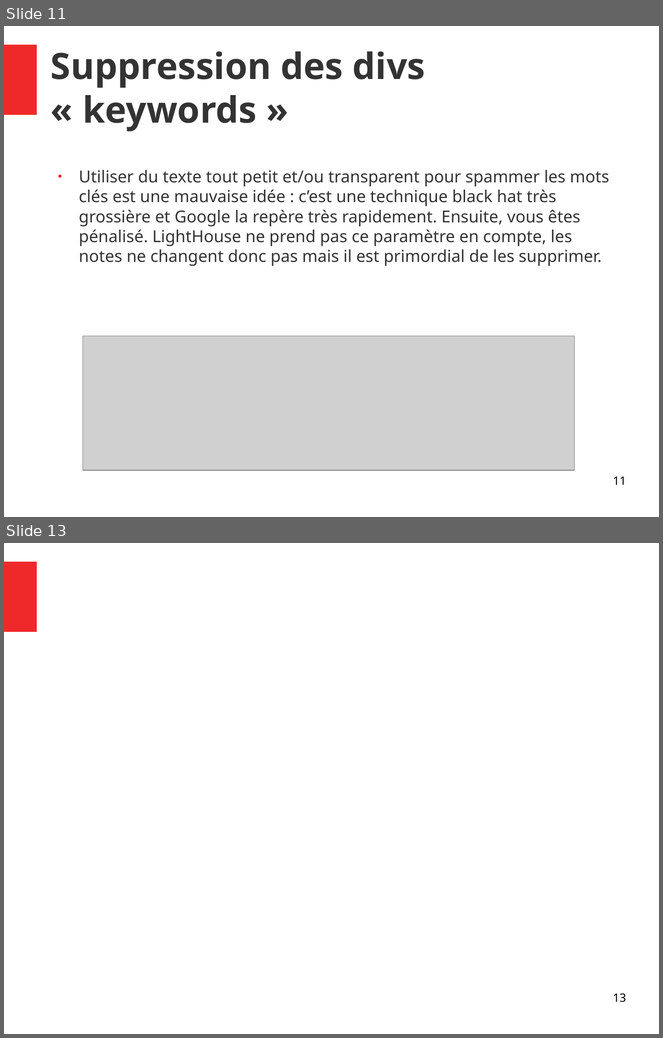
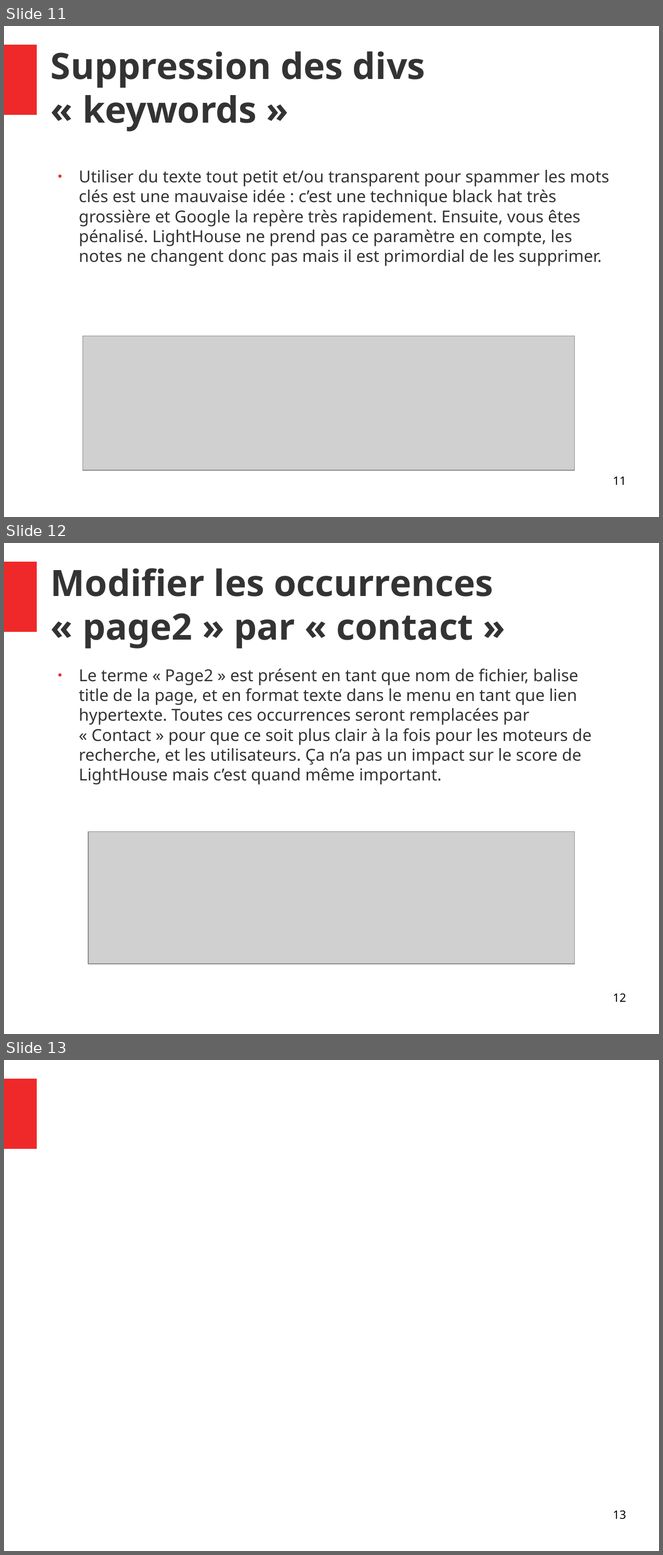
Before and after one commit to Vincent055681/VincentDiRaimondo_4_10052021, a slide deck: audit/Rapport.odp. Shown one above the other, each under a label of ours: slides 11 and 13 before the commit, slides 11, 12 and 13 after it; the slides between them are not shown. The pictures are 663x1038 and 663x1555 pixels, drawn with LibreOffice and Linux fonts; fonts in the diff are those of the drawing; grey boxes stand for pictures. Boxes give left, top, right and bottom in pixels: in the first picture for what was removed or moved away, otherwise in the second. Text is boxed around its words. In the diff, an @@ line names an element or a change of style, - is before the commit and + after.

Commit message:
Remplacement des images par du texte

```diff
--- a/audit/Rapport.odp
+++ b/audit/Rapport.odp
@@ slide 12 added at (4,543,659,1034), background #FFFFFF; not listed: 1 template element that a slide beside it also shows @@
@@ title added at (51,568,493,649), 44 pt, text #333333, bold @@
+Modifier les occurrences « page2 » par « contact »
@@ text added at (79,668,592,785), 20 pt, text #333333 @@
+● Le terme « Page2 » est présent en tant que nom de fichier, balise title de la page, et en format texte dans le menu en tant que lien hypertexte. Toutes ces occurrences seront remplacées par « Contact » pour que ce soit plus clair à la fois pour les moteurs de recherche, et les utilisateurs. Ça n’a pas un impact sur le score de LightHouse mais c’est quand même important.
@@ picture added at (88,832,575,965) @@
@@ page number added at (613,994,626,1002), 14 pt, text #000000 @@
+12
```
Also in this commit, not shown: 1 slide removed, 3 other files.
